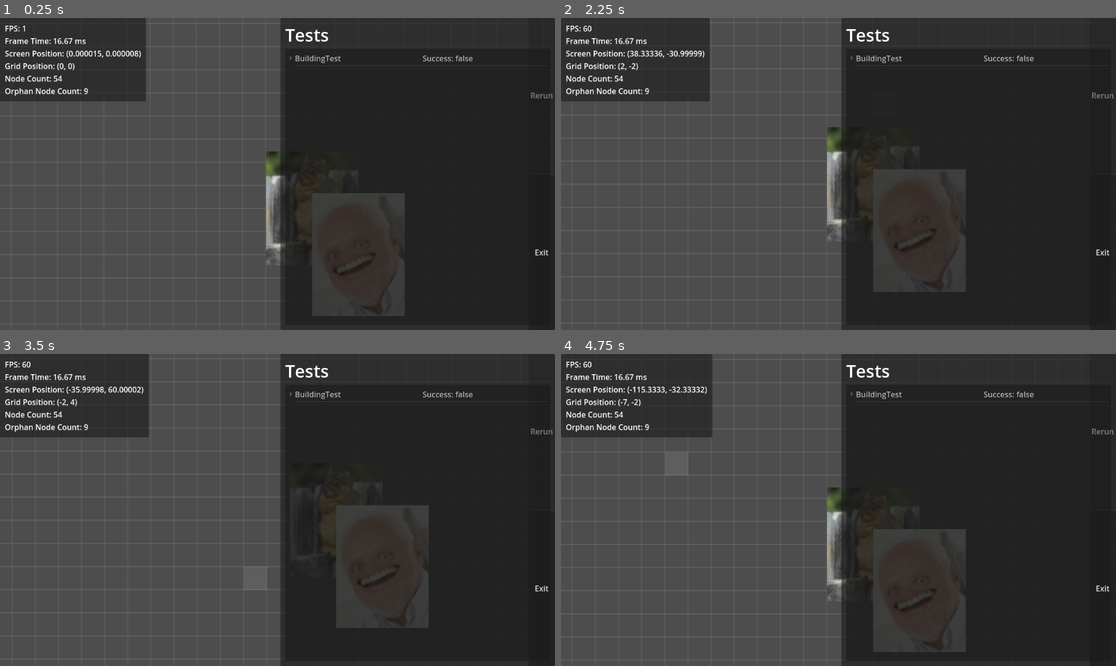
Above: before the commit, frames 1-4 (two rows, left to right).
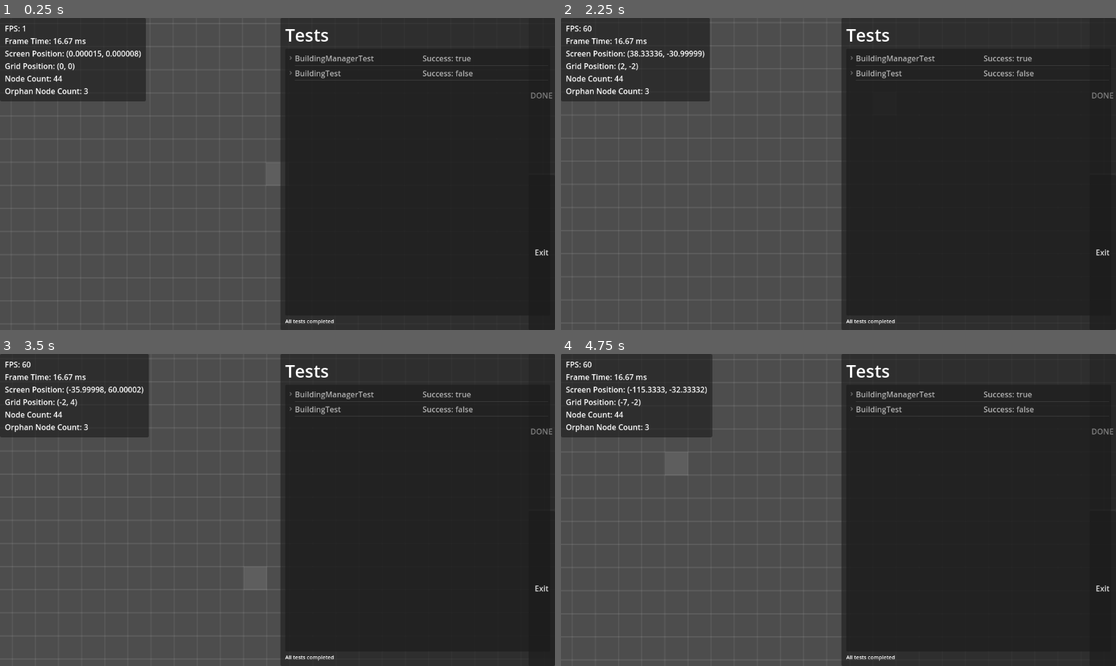
Above: after the commit, the same moments.

Repository: atomazu/vtuber-jam
Game: Godot game, scene res://tests/tests.tscn
Two runs of this game, one before a commit and one after it. Both use one fixed random seed, a clock stepped at 60 frames per second and the inputs below. This scene is started directly instead of the project's main scene.
Inputs (mouse positions are in pixels of both pictures, inside the frame that each line leads up to):
- Up to frame 1 (0.25 s): no input
- Up to frame 2 (2.25 s): tap Enter at 0.5, 2 s; move the mouse to (960, 158) at 0.52 s; click (960, 158) at 0.6 s; right-click (960, 158) at 0.8 s; tap Space at 1.25 s; move the mouse to (727, 189) at 1.27 s; right-click (727, 189) at 1.35 s; click (727, 189) at 1.55 s; move the mouse to (894, 105) at 2.02 s; tap S (cam_down) at 2.1 s; click (894, 105) at 2.17 s
- Up to frame 3 (3.5 s): right-click (333, 441) at 2.3 s; tap Space at 2.75 s; move the mouse to (249, 572) at 2.77 s; tap A (cam_left) at 2.85 s; click (249, 572) at 3.05 s
- Up to frame 4 (4.75 s): tap Enter at 3.5 s; move the mouse to (1005, 556) at 3.52 s; tap D (cam_right) at 3.6 s; click (1005, 556) at 3.67 s; right-click (1005, 556) at 3.8 s; tap Space at 4.25 s; move the mouse to (672, 463) at 4.27 s; tap W (cam_up) at 4.35 s; click (672, 463) at 4.55 s

The runs differ from the first frame. In frame 1, 3.1% of the frame differs, in the area x 9-100%, y 12-99%; in frame 2, 3.1%; in frame 3, 2.5%; in frame 4, 3.1%.

Commit message:
update test ui and flow

Diff:
--- a/building_system/building_data.gd
+++ b/building_system/building_data.gd
@@ -18,19 +18,20 @@
 
 func _init(
 	new_title: String,
-	new_sprite_path: String,
-	new_shot_sprite_path: String = "",
-	new_death_sprite_path: String = "",
+	new_size: Vector2 = Vector2.ONE,
+	new_sprite_path: String = "res://assets/404.png",
+	new_shot_sprite_path: String = "res://assets/404.png",
+	new_death_sprite_path: String = "res://assets/404.png",
 	new_health: int = 10,
 	new_max_health: int = 10,
 	new_damage: int = 1,
 	new_shot_range: float = 5.0,
 	new_firerate: float = 1.0,
 	new_shot_speed: float = 10.0,
-	new_shot_type: ShotType = ShotType.DEFAULT,
-	new_size: Vector2 = Vector2.ONE
+	new_shot_type: ShotType = ShotType.DEFAULT
 	):
 		title = new_title
+		size = new_size
 		sprite_path = new_sprite_path
 		shot_sprite_path = new_shot_sprite_path
 		death_sprite_path = new_death_sprite_path
@@ -41,4 +42,3 @@
 		firerate = new_firerate
 		shot_speed = new_shot_speed
 		shot_type = new_shot_type
-		size = new_size
--- a/building_system/building_factory.gd
+++ b/building_system/building_factory.gd
@@ -13,6 +13,7 @@
 		Type.ARROW_TOWER:
 			building_data = BuildingData.new(
 				"Arrow Tower",
+				Vector2.ONE * 4,
 				"res://assets/R.jpeg",
 				"",
 				"res://assets/RDead.jpg",
@@ -22,12 +23,12 @@
 				4.0,
 				1.0,
 				10.0,
-				BuildingData.ShotType.DEFAULT,
-				Vector2.ONE
+				BuildingData.ShotType.DEFAULT
 			)
 		Type.SNIPER_TOWER:
 			building_data = BuildingData.new(
 				"Sniper Tower",
+				Vector2.ONE * 4,
 				"res://assets/test_building.png",
 				"",
 				"",
@@ -37,11 +38,12 @@
 				5.0,
 				2.0,
 				3.0,
-				BuildingData.ShotType.DEFAULT,
-				Vector2.ONE
+				BuildingData.ShotType.DEFAULT
 			)
 		_:
 			push_error("Unknown building type: " + str(type))
 			return null
 
-	return Building.new(building_data)
+	var b = Building.new(building_data)
+	b.position = Vector2.ZERO
+	return b
--- a/building_system/building_manager.gd
+++ b/building_system/building_manager.gd
@@ -19,34 +19,39 @@
 	var building_rect = Rect2(cell, building.size)
 
 	for other in _buildings:
-		var other_rect = Rect2(other.position, other.size)
-
-		if building_rect.intersects(other_rect):
-			return true
-
+		if other != building:
+			var other_rect = Rect2(Grid.world_to_grid(other.position), other.size)
+			if building_rect.intersects(other_rect):
+				return true
 	return false
 
 
-func add_building(type: BuildingFactory.Type, cell: Vector2) -> void:
-	var building = _factory.create_bulding(type)
+func add_building(building, cell: Vector2) -> void:
+	if building is BuildingFactory.Type:
+		building = _factory.create_bulding(building)
 
 	if not building_intersects(building, cell):
 		_root.add_child(building)
 		_buildings[building] = building
-		building.place(Grid.grid_to_screen(cell))
+		building.place(Grid.grid_to_world(cell))
+	else:
+		push_warning("Building intersects, can't place! (Cell: %s)" % str(cell))
 
 
 func remove_building(building: Building) -> void:
-	_buildings.erase(building)
-	building.remove()
+	if _buildings.has(building):
+		_buildings.erase(building)
+		building.remove()
+	else:
+		push_warning("Building isn't in building list!")
 
 
-func has_building(bulding: Building) -> bool:
-	return bulding in _buildings
+func has_building(building: Building) -> bool:
+	return _buildings.has(building)
 
 
 func get_building(cell: Vector2) -> Building:
 	for building in _buildings:
-		if building.position == Grid.grid_to_screen(cell):
+		if building.position == Grid.grid_to_world(cell):
 			return building
 	return null
--- a/singletons/grid.gd
+++ b/singletons/grid.gd
@@ -51,3 +51,9 @@
 func toggle_grid(grid: bool, border: bool = true) -> void:
 	_grid_display.draw_border = border
 	_grid_display.draw_grid = grid
+
+
+func update_opacity(opacity: float):
+	_grid_display.border_color.a = opacity
+	_grid_display.hline_color.a = opacity
+	_grid_display.vline_color.a = opacity
--- a/tests/building_manager_test.gd
+++ b/tests/building_manager_test.gd
@@ -17,7 +17,8 @@
 
 
 func _ready() -> void:
-	add_child(root)
+	if enabled:
+		add_child(root)
 
 
 func test_empty_field_no_intersection() -> bool:
@@ -29,7 +30,7 @@
 	manager.add_building(arrow_tower, Vector2.ZERO)
 
 	# Building already there, shouldn't be able to place.
-	return manager.building_intersects(arrow_tower, Vector2.ZERO)
+	return manager.building_intersects(sniper_tower, Vector2.ZERO)
 
 
 func test_removed_building_no_intersection() -> bool:
--- a/tests/test.gd
+++ b/tests/test.gd
@@ -4,6 +4,9 @@
 ## The tests added through add_test are stored here
 var tests: Array = []
 @export var enabled: bool = false
+@export var in_steps: bool = false
+var step_button: Button
+signal test_completed(data)
 
 ## Implement this in your tests
 func _init() -> void:
@@ -29,6 +32,10 @@
 		if not success:
 			results.result = false
 
+		test_completed.emit(results.tests[t.id])
+		if in_steps:
+			await step_button.pressed
+
 	return results
 
 ## Call to add a test
@@ -44,3 +51,7 @@
 	if has_method(method):
 		return await call(method)
 	return null
+
+
+func cleanup():
+	queue_free()
--- a/tests/tests.gd
+++ b/tests/tests.gd
@@ -1,50 +1,119 @@
 extends Node
 
+# Onready variables
 @onready var exam_tree: Tree = $CanvasLayer/Interface/PanelContainer/MarginContainer/VBoxContainer/ExamTree
 @onready var exam_list: Node = $ExamList
-@onready var rerun_button: Button = $CanvasLayer/TestControls/RerunButton
 @onready var exit_button: Button = $CanvasLayer/TestControls/ExitButton
+@onready var next_step_button: Button = $CanvasLayer/TestControls/NextButton
+@export var wait_for_user_input: bool = false
+@onready var status_label: Label = $CanvasLayer/Interface/PanelContainer/MarginContainer/VBoxContainer/StatusLabel
 
+# Member variables
+var root: TreeItem
+var current_exam_item: TreeItem
+
+# Lifecycle methods
 func _ready() -> void:
-	rerun_button.pressed.connect(run)
-	exit_button.pressed.connect(get_tree().quit)
+	_connect_signals()
+	if wait_for_user_input:
+		next_step_button.text = "Run"
+		next_step_button.disabled = false
+	else:
+		status_label.text = "Auto-starting tests..."
+	await wait_for_next_button(wait_for_user_input, "Ready to start tests")
 	run()
 
+# Main functionality
 func run() -> void:
-	exam_tree.clear()
-	var exam_results: Dictionary = await run_exams()
-	create_result_tree(exam_results)
+	_initialize_tree()
+	status_label.text = "Running tests..."
+	await run_exams()
+	next_step_button.text = "DONE"
+	next_step_button.disabled = true
+	status_label.text = "All tests completed"
 
-func run_exams() -> Dictionary:
-	var exam_results: Dictionary = {}
+func run_exams() -> void:
 	for child in exam_list.get_children():
 		if child is Test and child.enabled:
-			var result: Dictionary = await child.test()
-			result["id"] = child.name
-			exam_results[child.name] = result
-	return exam_results
+			await _process_exam(child)
+		child.cleanup()
 
-func create_result_tree(exam_results: Dictionary) -> void:
-	var root: TreeItem = exam_tree.create_item()
-	exam_tree.hide_root = true
+# Exam processing
+func _process_exam(child: Test) -> void:
+	_setup_step_button(child)
+	status_label.text = "Preparing test: " + child.name
+	#await wait_for_next_button(child.in_steps)
+	_update_step_button_for_test_start(child)
 
-	for exam in exam_results.values():
-		var exam_item: TreeItem = create_exam_item(root, exam)
-		create_test_items(exam_item, exam.tests)
+	child.connect("test_completed", _on_test_completed)
+	current_exam_item = create_exam_item(root, child.name, true)
+	status_label.text = "Running test: " + child.name
+	await wait_for_next_button(child.in_steps)
 
-func create_exam_item(parent: TreeItem, exam: Dictionary) -> TreeItem:
+	var result: Dictionary = await child.test()
+	update_exam_item(current_exam_item, result)
+
+	_prepare_for_next_test()
+
+# Signal handlers
+func _on_test_completed(test_data: Dictionary) -> void:
+	add_test_to_tree(current_exam_item, test_data)
+	status_label.text = "Test completed: " + test_data.id
+
+func wait_for_next_button(wait, string = "Waiting for user input..."):
+	if wait:
+		status_label.text = string
+		await next_step_button.pressed
+	return OK
+
+# Tree manipulation
+func create_exam_item(parent: TreeItem, exam_name: String, manual: bool = false) -> TreeItem:
 	var exam_item: TreeItem = exam_tree.create_item(parent)
-	exam_item.set_text(0, exam.id)
-	exam_item.set_text(1, "Success: " + str(exam.result))
-	exam_item.collapsed = true
+	exam_item.set_text(0, exam_name)
+	exam_item.set_text(1, "Click To Proceed..." if manual else "Running...")
+	exam_item.collapsed = false
 	return exam_item
 
-func create_test_items(parent: TreeItem, tests: Dictionary) -> void:
-	for test in tests.values():
-		var test_item: TreeItem = exam_tree.create_item(parent)
-		test_item.set_text(0, test.id)
-		test_item.set_text(1, "Success: " + str(test.success))
-		test_item.collapsed = test.success
+func update_exam_item(exam_item: TreeItem, exam_result: Dictionary) -> void:
+	exam_item.set_text(1, "Success: " + str(exam_result.result))
+	exam_item.collapsed = true
+	status_label.text = "Test result: " + ("Success" if exam_result.result else "Failure")
 
-		exam_tree.create_item(test_item).set_text(0, "Expected: " + str(test.expected))
-		exam_tree.create_item(test_item).set_text(0, "Returned: " + str(test.returned))
+func add_test_to_tree(parent: TreeItem, test: Dictionary) -> void:
+	var test_item: TreeItem = exam_tree.create_item(parent)
+	test_item.set_text(0, test.id)
+	test_item.set_text(1, "Success: " + str(test.success))
+	test_item.collapsed = test.success
+
+	exam_tree.create_item(test_item).set_text(0, "Expected: " + str(test.expected))
+	exam_tree.create_item(test_item).set_text(0, "Returned: " + str(test.returned))
+
+# Helper methods
+func _connect_signals() -> void:
+	exit_button.pressed.connect((
+		func _on_exit_button_pressed():
+			status_label.text = "Quitting..."
+			get_tree().quit()
+	))
+
+func _initialize_tree() -> void:
+	exam_tree.clear()
+	root = exam_tree.create_item()
+	exam_tree.hide_root = true
+	status_label.text = "Test tree initialized"
+
+func _setup_step_button(child: Test) -> void:
+	next_step_button.disabled = not child.in_steps
+	next_step_button.text = "Auto" if not child.in_steps else "Start"
+	child.step_button = next_step_button
+	status_label.text = "Test setup: " + child.name
+
+func _update_step_button_for_test_start(child: Test) -> void:
+	if child.in_steps:
+		next_step_button.text = "Next"
+		status_label.text = "Test started: " + child.name
+
+func _prepare_for_next_test() -> void:
+	next_step_button.text = "Loading.."
+	next_step_button.disabled = true
+	status_label.text = "Preparing for next test..."
--- a/tests/tests.tscn
+++ b/tests/tests.tscn
@@ -38,7 +38,7 @@
 [node name="VBoxContainer" type="VBoxContainer" parent="CanvasLayer/Interface/PanelContainer/MarginContainer"]
 layout_mode = 2
 
-[node name="TitleLable" type="Label" parent="CanvasLayer/Interface/PanelContainer/MarginContainer/VBoxContainer"]
+[node name="TitleLabel" type="Label" parent="CanvasLayer/Interface/PanelContainer/MarginContainer/VBoxContainer"]
 layout_mode = 2
 theme_override_font_sizes/font_size = 36
 text = "Tests"
@@ -49,6 +49,11 @@
 focus_mode = 0
 columns = 2
 
+[node name="StatusLabel" type="Label" parent="CanvasLayer/Interface/PanelContainer/MarginContainer/VBoxContainer"]
+layout_mode = 2
+theme_override_font_sizes/font_size = 11
+text = "Waiting for start..."
+
 [node name="TestControls" type="VBoxContainer" parent="CanvasLayer"]
 anchors_preset = 11
 anchor_left = 1.0
@@ -58,12 +63,12 @@
 grow_horizontal = 0
 grow_vertical = 2
 
-[node name="RerunButton" type="Button" parent="CanvasLayer/TestControls"]
+[node name="NextButton" type="Button" parent="CanvasLayer/TestControls"]
 layout_mode = 2
 size_flags_vertical = 3
 focus_mode = 0
 disabled = true
-text = "Rerun"
+text = "Next"
 
 [node name="ExitButton" type="Button" parent="CanvasLayer/TestControls"]
 layout_mode = 2
@@ -75,6 +80,7 @@
 
 [node name="BuildingManagerTest" type="Node" parent="ExamList"]
 script = ExtResource("3_wo74k")
+enabled = true
 
 [node name="BuildingTest" type="Node" parent="ExamList"]
 script = ExtResource("4_1u55s")
Binary file added: assets/404.png
